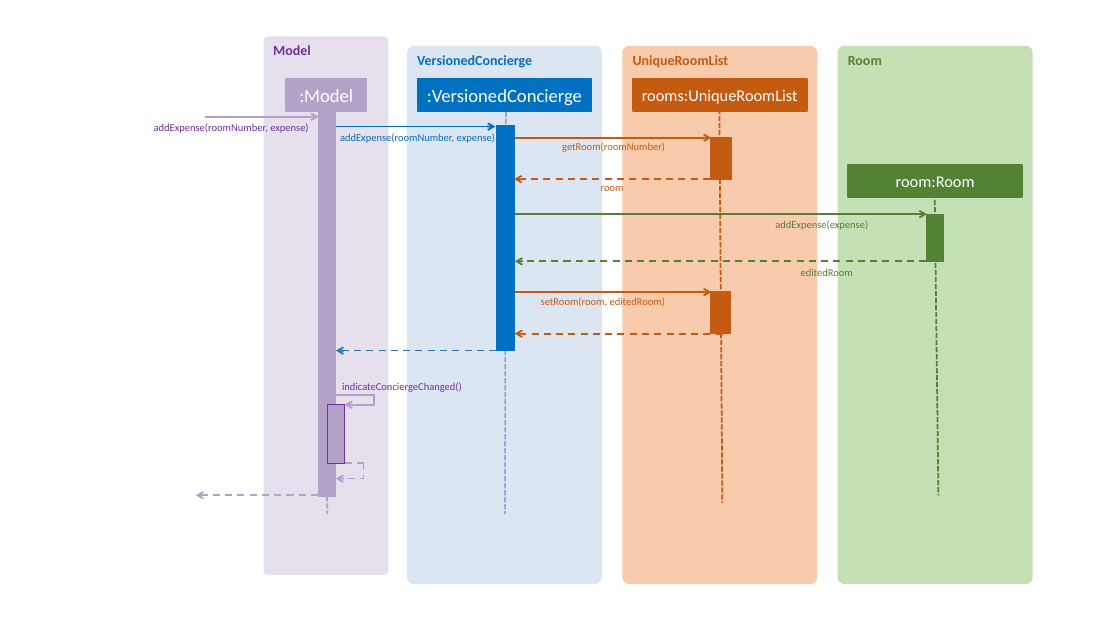
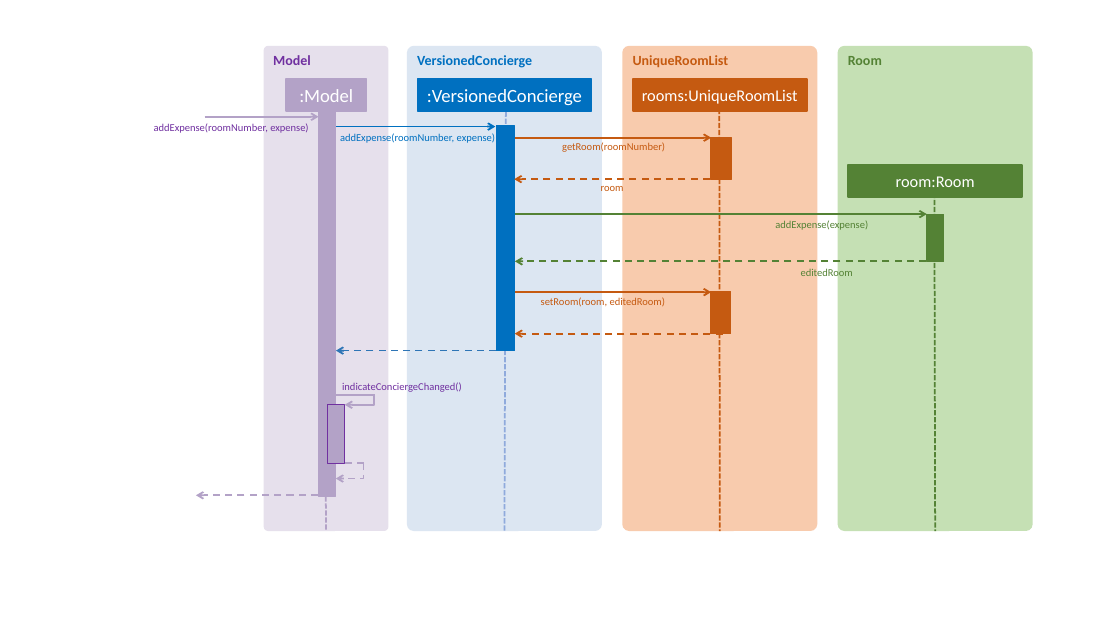
Before and after one commit to pikulet/main, a slide deck: slide 1 of docs/diagrams/AddExpenseSequenceDiagram.pptx. Drawn at 1120x630 pixels with LibreOffice and Linux fonts; fonts in the diff are those of the drawing. Boxes give left, top, right and bottom in pixels: in the first picture for what was removed or moved away, otherwise in the second. Text is boxed around its words. In the diff, an @@ line names an element or a change of style, - is before the commit and + after.

```diff
--- a/docs/diagrams/AddExpenseSequenceDiagram.pptx
+++ b/docs/diagrams/AddExpenseSequenceDiagram.pptx
@@ rounded rectangle "Model": place and size @@
-rounded rectangle "Model" at [264,36,388,575]
+rounded rectangle "Model" at [264,46,388,532]
@@ rounded rectangle "VersionedConcierge": place and size @@
-rounded rectangle "VersionedConcierge" at [407,46,602,585]
+rounded rectangle "VersionedConcierge" at [407,46,602,532]
@@ rounded rectangle "UniqueRoomList": place and size @@
-rounded rectangle "UniqueRoomList" at [623,46,818,585]
+rounded rectangle "UniqueRoomList" at [623,46,818,532]
@@ rounded rectangle "Room": place and size @@
-rounded rectangle "Room" at [838,46,1033,585]
+rounded rectangle "Room" at [838,46,1033,532]
@@ line moved from (323, 111) - (328, 514) to (323, 111) - (326, 531) @@
@@ line moved from (506, 105) - (505, 514) to (506, 105) - (505, 531) @@
@@ line moved from (719, 95) - (723, 503) to (719, 95) - (720, 531) @@
@@ line moved from (934, 165) - (939, 496) to (934, 165) - (935, 531) @@
```
Also in this commit, not shown: 1 other file.
